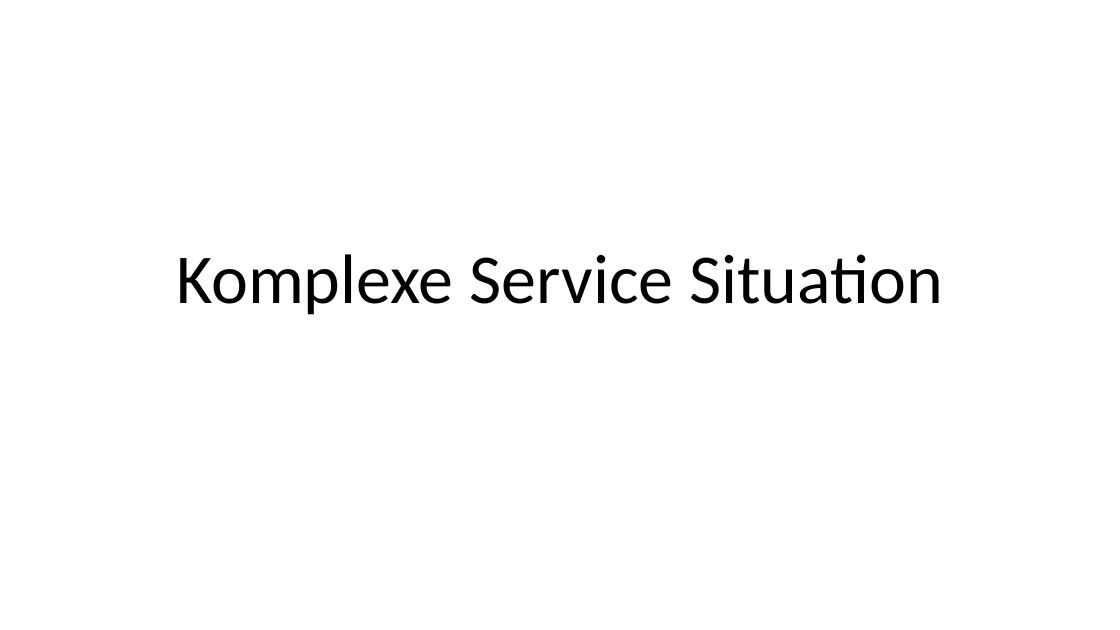
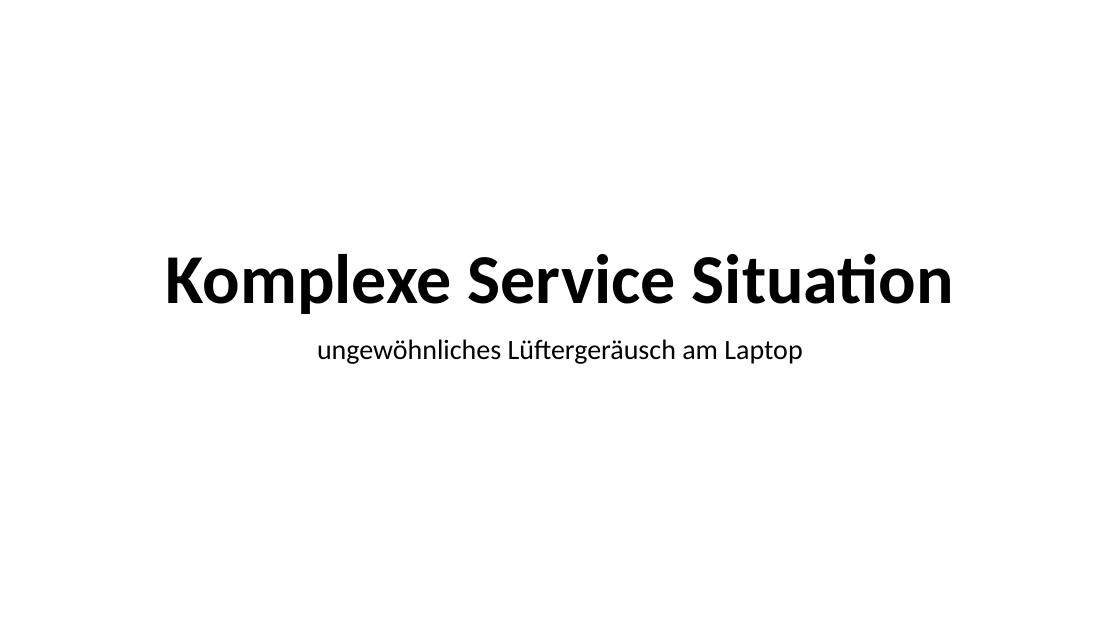
Before and after one commit to someKumo/lf6-hoechst-komplexer-service, a slide deck: slide 1 of Komplexe_Service_Situation.pptx. Drawn at 1120x630 pixels with LibreOffice and Linux fonts; fonts in the diff are those of the drawing. Boxes give left, top, right and bottom in pixels: in the first picture for what was removed or moved away, otherwise in the second. Text is boxed around its words. In the diff, an @@ line names an element or a change of style, - is before the commit and + after.

```diff
--- a/Komplexe_Service_Situation.pptx
+++ b/Komplexe_Service_Situation.pptx
@@ title "Komplexe Service Situation" at (166,253,954,314): bold on @@
@@ subtitle added at (317,339,802,364), 24 pt, text #000000 @@
+ungewöhnliches Lüftergeräusch am Laptop
```
Also in this commit, not shown: 1 slide added, 1 other file.
